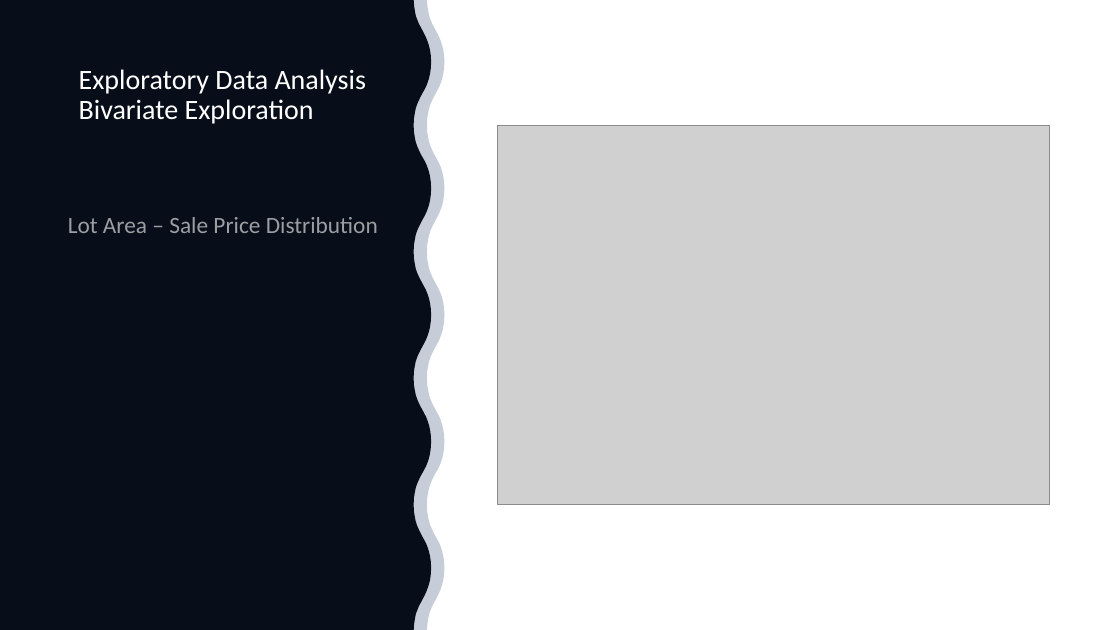
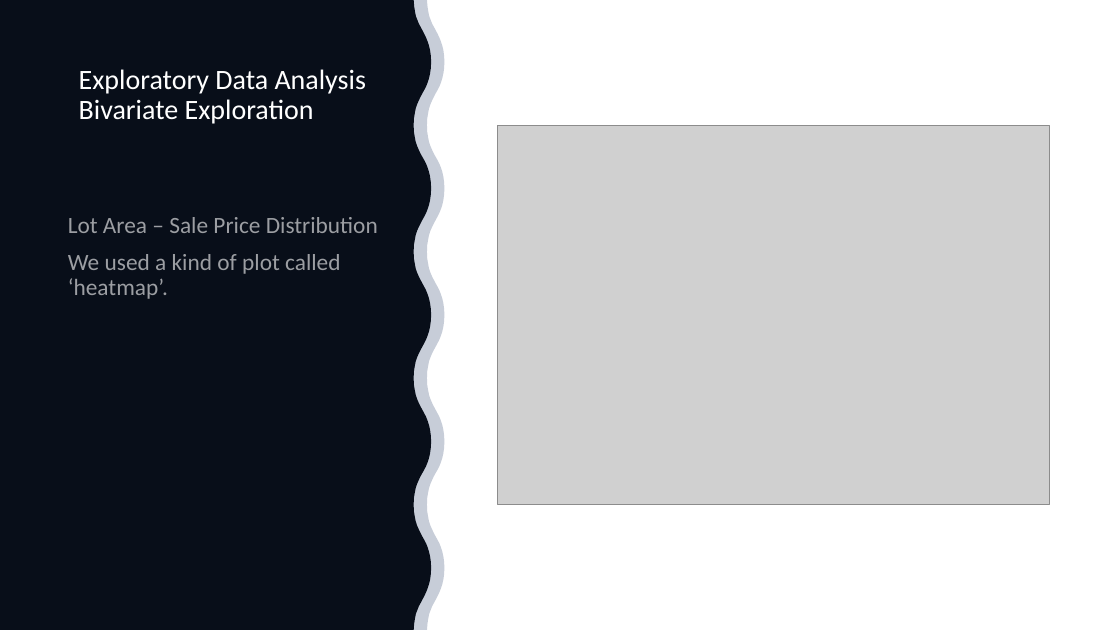
Before and after one commit to Moaaz-Mahmoud/Third-Year-Electrical-Testing-3A, a slide deck: slide 21 of projects-for-the-practical-exam/house-pricing/presentation.pptx. Drawn at 1120x630 pixels with LibreOffice and Linux fonts; fonts in the diff are those of the drawing; grey boxes stand for pictures. Boxes give left, top, right and bottom in pixels: in the first picture for what was removed or moved away, otherwise in the second. Text is boxed around its words. In the diff, an @@ line names an element or a change of style, - is before the commit and + after.

```diff
--- a/projects-for-the-practical-exam/house-pricing/presentation.pptx
+++ b/projects-for-the-practical-exam/house-pricing/presentation.pptx
@@ text at (68,254,340,299): paragraph added @@
+We used a kind of plot called ‘heatmap’.
```
Also in this commit, not shown: 4 other slides changed, 6 other files.
